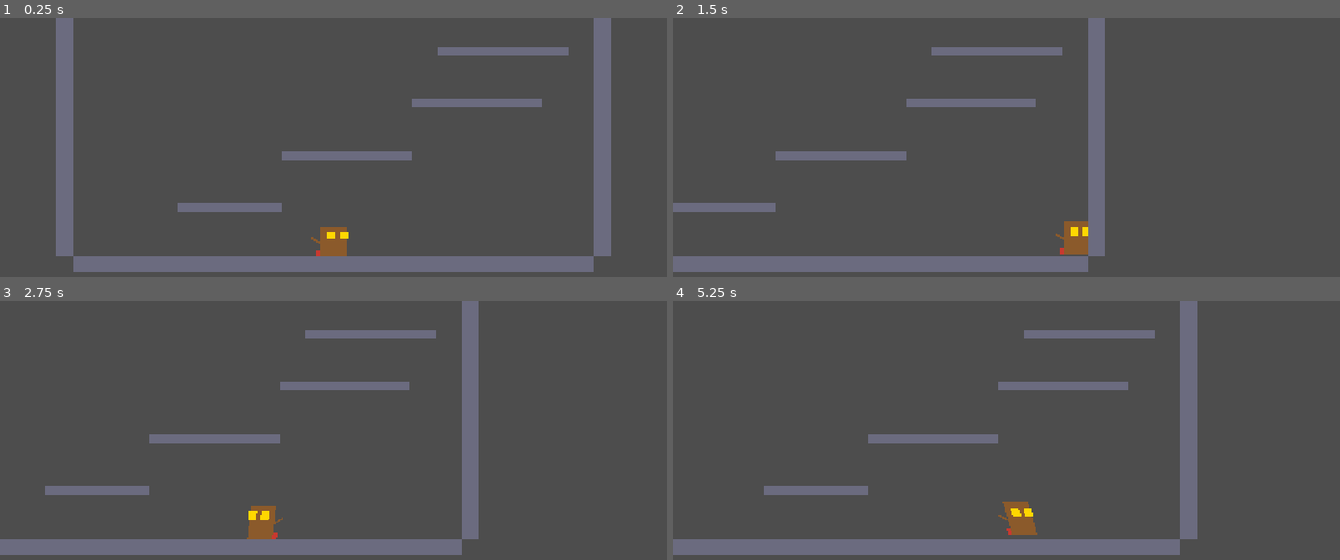
Above: before the commit, frames 1-4 (two rows, left to right).
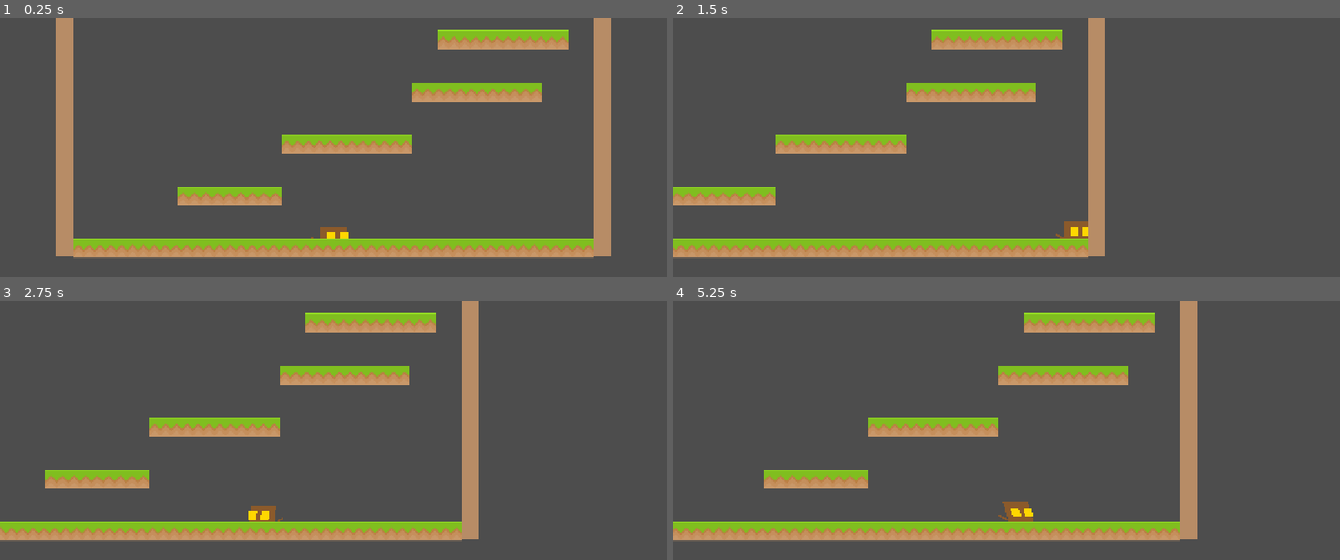
Above: after the commit, the same moments.

Repository: leopenadossilva/Juegos1
Game: Godot game, scene res://src/levels/tower_1.tscn
Same seed, same stepped clock (60 frames per second), same inputs: the game is played once before the commit and once after it. The project has no main scene, so this scene is started directly.
Inputs:
- Up to frame 1 (0.25 s): no input
- Up to frame 2 (1.5 s): tap Enter at 0.5 s; hold Right (right) from 0.53 s (still down); tap X (dash) at 0.6, 1.35 s; tap Space (jump) at 0.77 s
- Up to frame 3 (2.75 s): tap Space (jump) at 1.52 s; release Right (right) at 2.03 s; hold Left (left) from 2.03 s (still down); tap X (dash) at 2.1 s
- Up to frame 4 (5.25 s): release Left (left) at 2.78 s; hold Right (right) 2.78-4.28 s; tap X (dash) every 0.75 s from 2.85 to 5.1 s; tap Space (jump) at 3.02, 3.77, 4.52 s; hold Left (left) 4.28-5.03 s; hold Right (right) from 5.03 s (still down)

The runs differ from the first frame. In frame 1, 22% of the frame differs, in the area x 8-92%, y 0-99%; in frame 2, 18%; in frame 3, 18%; in frame 4, 19%.

Commit message:
feat(art): grass tile sprite for tower_1 platforms (Kenney CC0)
Drop Kenney's grassHalfMid.png (CC0) into assets/tiles/grass/ along
with the license note for attribution. tower_1.gd now tiles the
texture horizontally across each platform and the floor, scaled from
70 to 64 per tile and stretched per-tile to fit each rect width
exactly (no overflow, no gaps). Vertical walls keep the polygon fill
recolored to a warm dirt tone — they need a different tile that
hasn't been brought in yet.

After pulling, focus Godot once so it imports the new PNG, then run
src/levels/tower_1.tscn.

Co-Authored-By: Claude Opus 4.7 (1M context) <noreply@anthropic.com>

Diff:
--- a/ScaryBaboonPersecution/scary_baboon_godot_v1/src/levels/tower_1.gd
+++ b/ScaryBaboonPersecution/scary_baboon_godot_v1/src/levels/tower_1.gd
@@ -1,8 +1,13 @@
 class_name Tower1
 extends Node2D
 
-const PLATFORM_COLOR := Color(0.42, 0.42, 0.5, 1.0)
+const PLATFORM_COLOR := Color(0.72, 0.55, 0.40, 1.0)
 const SPAWN_POSITION := Vector2(0, -64)
+const TILE_SIZE := 64.0
+const TEX_SIZE := 70.0
+const TEX_SCALE_Y := TILE_SIZE / TEX_SIZE
+
+const GRASS_TILE: Texture2D = preload("res://assets/tiles/grass/grassHalfMid.png")
 
 const PLATFORMS: Array[Rect2] = [
 	Rect2(-500, 0, 1000, 32),
@@ -47,13 +52,34 @@
 
 	var shape := RectangleShape2D.new()
 	shape.size = rect.size
-
 	var collision := CollisionShape2D.new()
 	collision.shape = shape
 	body.add_child(collision)
 
-	var hw := rect.size.x / 2.0
-	var hh := rect.size.y / 2.0
+	if rect.size.x >= rect.size.y:
+		_add_horizontal_tiles(body, rect.size)
+	else:
+		_add_polygon_visual(body, rect.size)
+
+	add_child(body)
+
+func _add_horizontal_tiles(body: StaticBody2D, size: Vector2) -> void:
+	var n := maxi(1, roundi(size.x / TILE_SIZE))
+	var tile_width := size.x / float(n)
+	var scale_x := tile_width / TEX_SIZE
+	for i in n:
+		var sprite := Sprite2D.new()
+		sprite.texture = GRASS_TILE
+		sprite.scale = Vector2(scale_x, TEX_SCALE_Y)
+		sprite.position = Vector2(
+			-size.x / 2.0 + (i + 0.5) * tile_width,
+			-size.y / 2.0,
+		)
+		body.add_child(sprite)
+
+func _add_polygon_visual(body: StaticBody2D, size: Vector2) -> void:
+	var hw := size.x / 2.0
+	var hh := size.y / 2.0
 	var poly := Polygon2D.new()
 	poly.polygon = PackedVector2Array([
 		Vector2(-hw, -hh),
@@ -63,5 +89,3 @@
 	])
 	poly.color = PLATFORM_COLOR
 	body.add_child(poly)
-
-	add_child(body)
Binary file added: ScaryBaboonPersecution/scary_baboon_godot_v1/assets/tiles/grass/grassHalfMid.png
Not shown, added: ScaryBaboonPersecution/scary_baboon_godot_v1/assets/tiles/grass/kenney_license.txt
